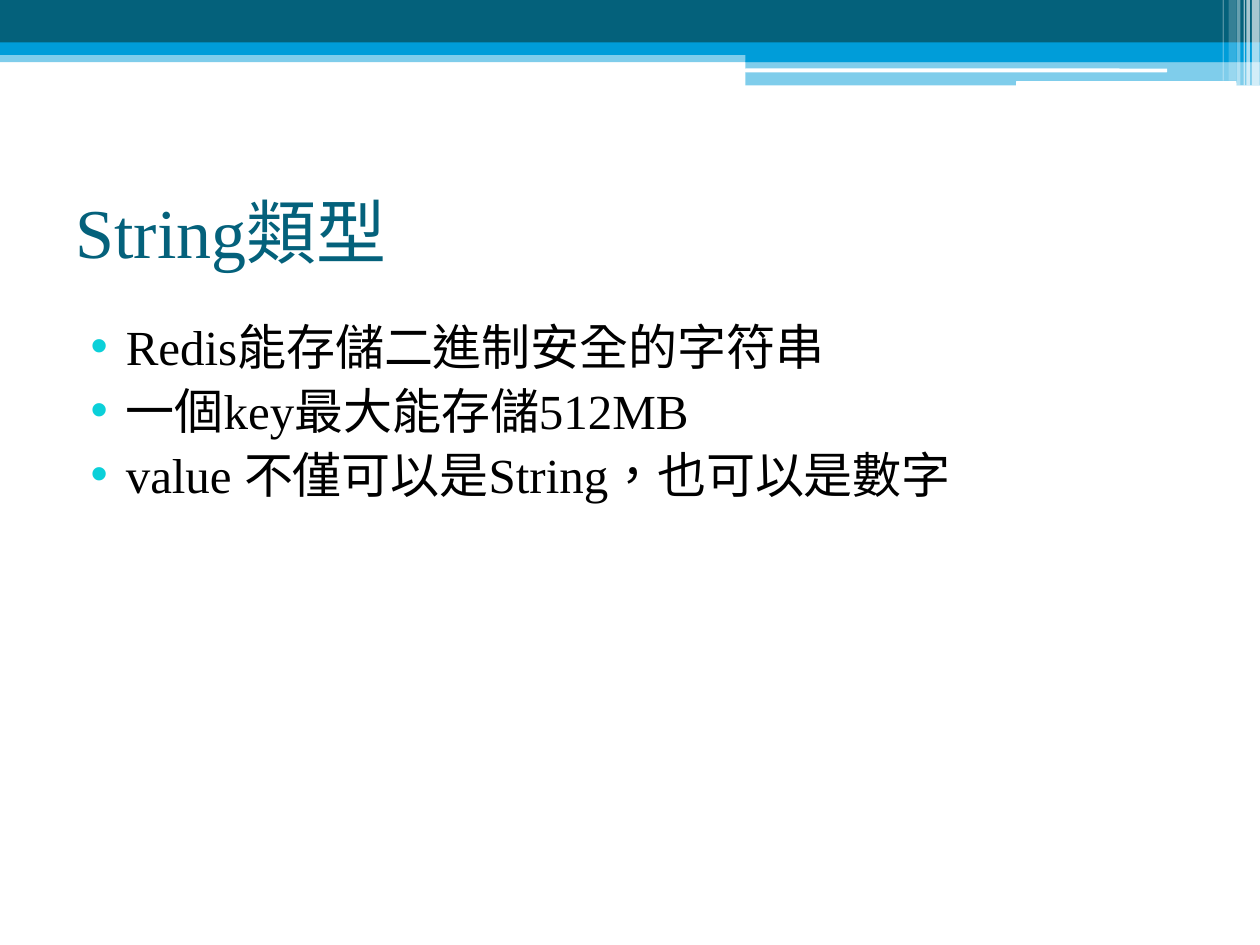
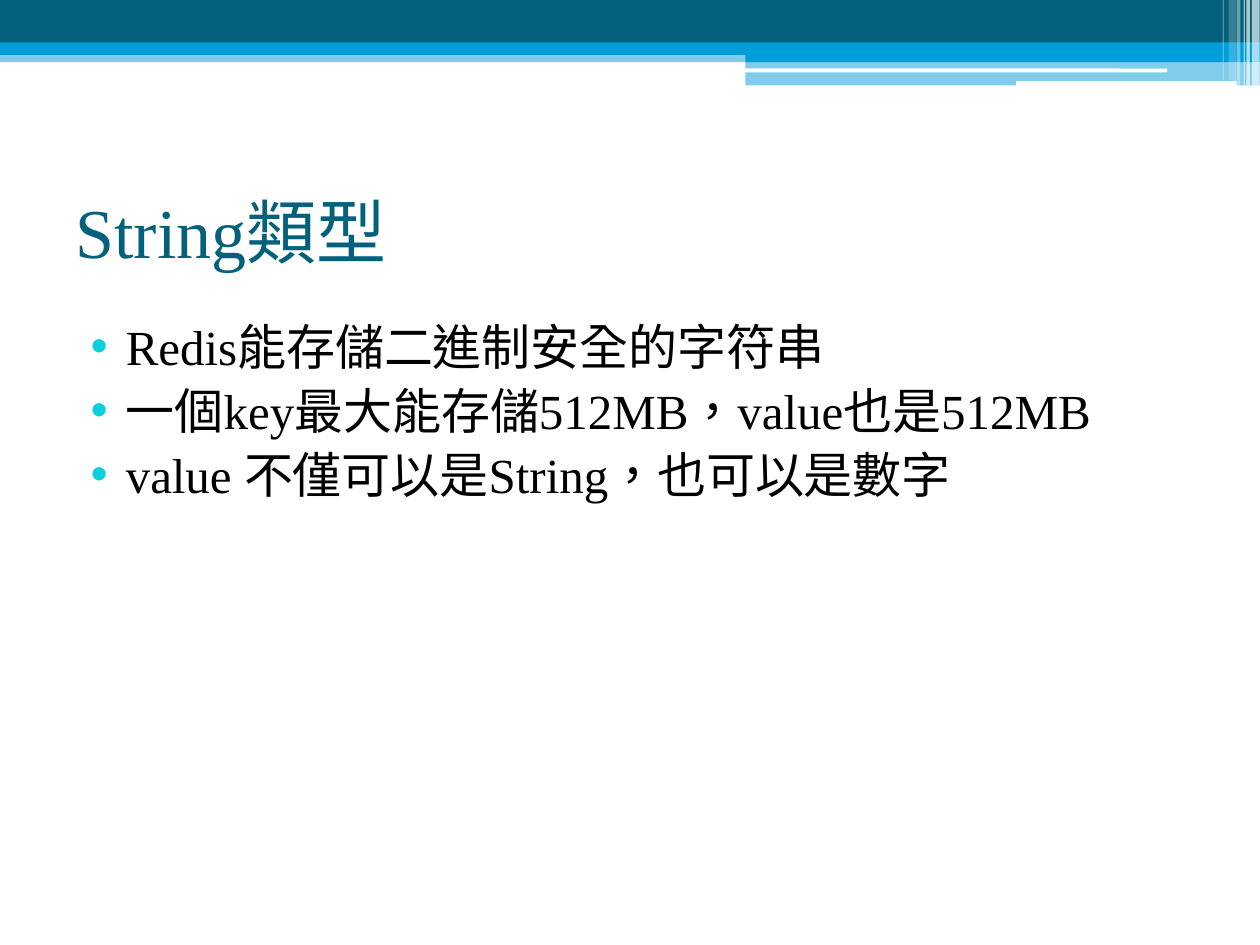
Before and after one commit to family2099/ReadSoccerData, a slide deck: slide 17 of 爬蟲與redis.pptx (slide 16 before the commit). Drawn at 1260x945 pixels with LibreOffice and Linux fonts; fonts in the diff are those of the drawing. Boxes give left, top, right and bottom in pixels: in the first picture for what was removed or moved away, otherwise in the second. Text is boxed around its words. In the diff, an @@ line names an element or a change of style, - is before the commit and + after.

```diff
--- a/爬蟲與redis.pptx
+++ b/爬蟲與redis.pptx
@@ text at <box>126,388,1091,440</box>: text changed @@
-• 一個key最大能存儲512MB
+• 一個key最大能存儲512MB，value也是512MB
```
Also in this commit, not shown: 2 other slides changed, 2 slides added.
